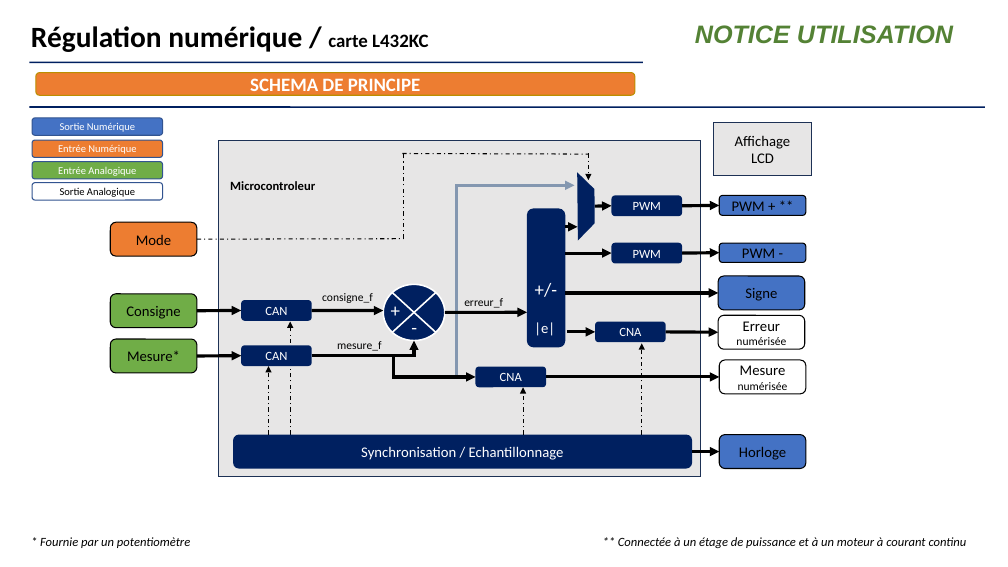
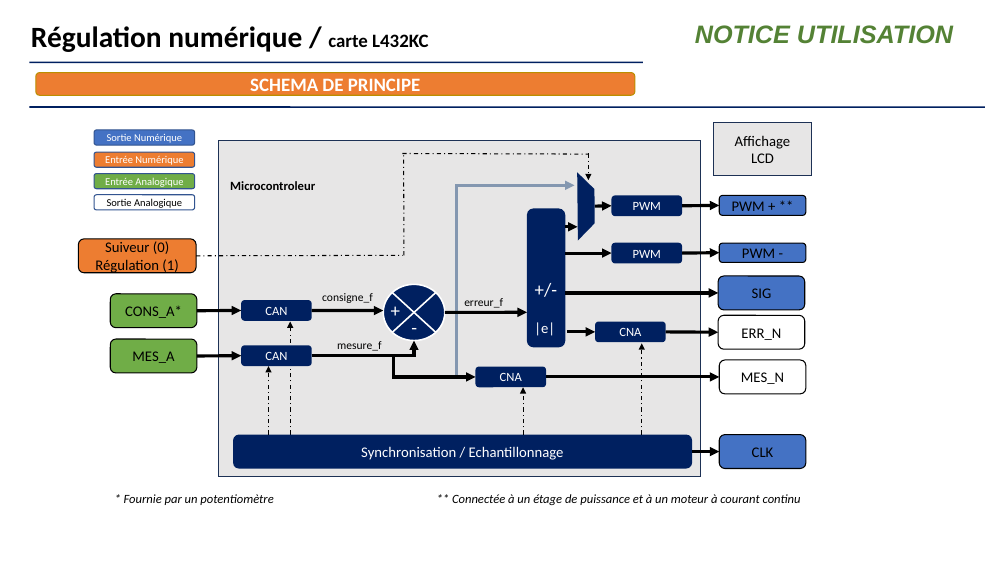
Before and after one commit to IOGS-LEnsE-platforms/labworks, a slide deck: slide 1 of embedded_electronics/Regul_Temp_L432KC/Regul_Temp_L432KC_doc.pptx. Drawn at 1008x567 pixels with LibreOffice and Linux fonts; fonts in the diff are those of the drawing. Boxes give left, top, right and bottom in pixels: in the first picture for what was removed or moved away, otherwise in the second. Text is boxed around its words. In the diff, an @@ line names an element or a change of style, - is before the commit and + after.

```diff
--- a/embedded_electronics/Regul_Temp_L432KC/Regul_Temp_L432KC_doc.pptx
+++ b/embedded_electronics/Regul_Temp_L432KC/Regul_Temp_L432KC_doc.pptx
@@ rounded rectangle "Sortie Numérique": place and size @@
-rounded rectangle "Sortie Numérique" at bbox=[32, 118, 163, 135]
+rounded rectangle "Sortie Numérique" at bbox=[94, 130, 194, 145]
@@ rounded rectangle "Entrée Numérique": place and size @@
-rounded rectangle "Entrée Numérique" at bbox=[32, 140, 163, 157]
+rounded rectangle "Entrée Numérique" at bbox=[94, 152, 194, 167]
@@ rounded rectangle "Entrée Analogique": place and size @@
-rounded rectangle "Entrée Analogique" at bbox=[32, 162, 163, 179]
+rounded rectangle "Entrée Analogique" at bbox=[94, 174, 194, 189]
@@ line moved from (404, 239) - (404, 154) to (404, 256) - (404, 154) @@
@@ rounded rectangle "Sortie Analogique": place and size @@
-rounded rectangle "Sortie Analogique" at bbox=[32, 183, 163, 200]
+rounded rectangle "Sortie Analogique" at bbox=[94, 195, 194, 210]
@@ rounded rectangle "Suiveur (0) Régulation (1)": place and size @@
-rounded rectangle "Suiveur (0) Régulation (1)" at bbox=[110, 222, 197, 256]
+rounded rectangle "Suiveur (0) Régulation (1)" at bbox=[79, 239, 197, 273]
@@ text in rounded rectangle at bbox=[95, 241, 178, 274]: text changed @@
-Mode
+Suiveur (0) Régulation (1)
@@ line moved from (197, 239) - (404, 239) to (196, 256) - (403, 256) @@
@@ text in rounded rectangle at bbox=[752, 288, 772, 298]: text changed @@
-Signe
+SIG
@@ text in rounded rectangle at bbox=[125, 306, 182, 318]: text changed @@
-Consigne
+CONS_A*
@@ text in rounded rectangle at bbox=[741, 328, 781, 340]: text changed; size 11 to 14 pt @@
-Erreur
-numérisée
+ERR_N
@@ text in rounded rectangle at bbox=[132, 351, 174, 363]: text changed @@
-Mesure*
+MES_A
@@ text in rounded rectangle at bbox=[741, 372, 784, 384]: text changed; size 11 to 14 pt @@
-Mesure
-numérisée
+MES_N
@@ text in rounded rectangle at bbox=[752, 447, 774, 457]: text changed @@
-Horloge
+CLK
@@ text "* Fournie par un potentiomètre": place and size @@
-text "* Fournie par un potentiomètre" at bbox=[40, 537, 190, 548]
+text "* Fournie par un potentiomètre" at bbox=[124, 494, 273, 505]
@@ text "** Connectée à un étage ...": place and size @@
-text "** Connectée à un étage ..." at bbox=[618, 537, 967, 548]
+text "** Connectée à un étage ..." at bbox=[452, 494, 801, 505]
```
